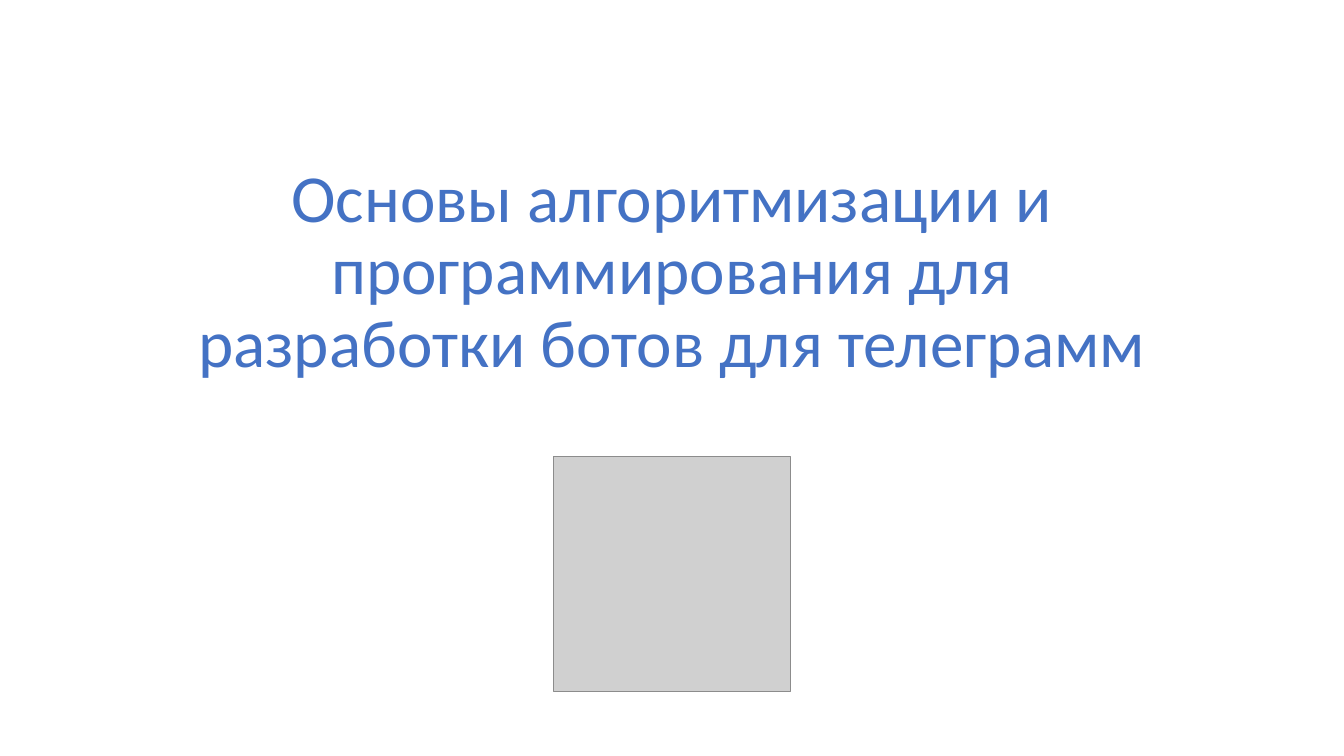
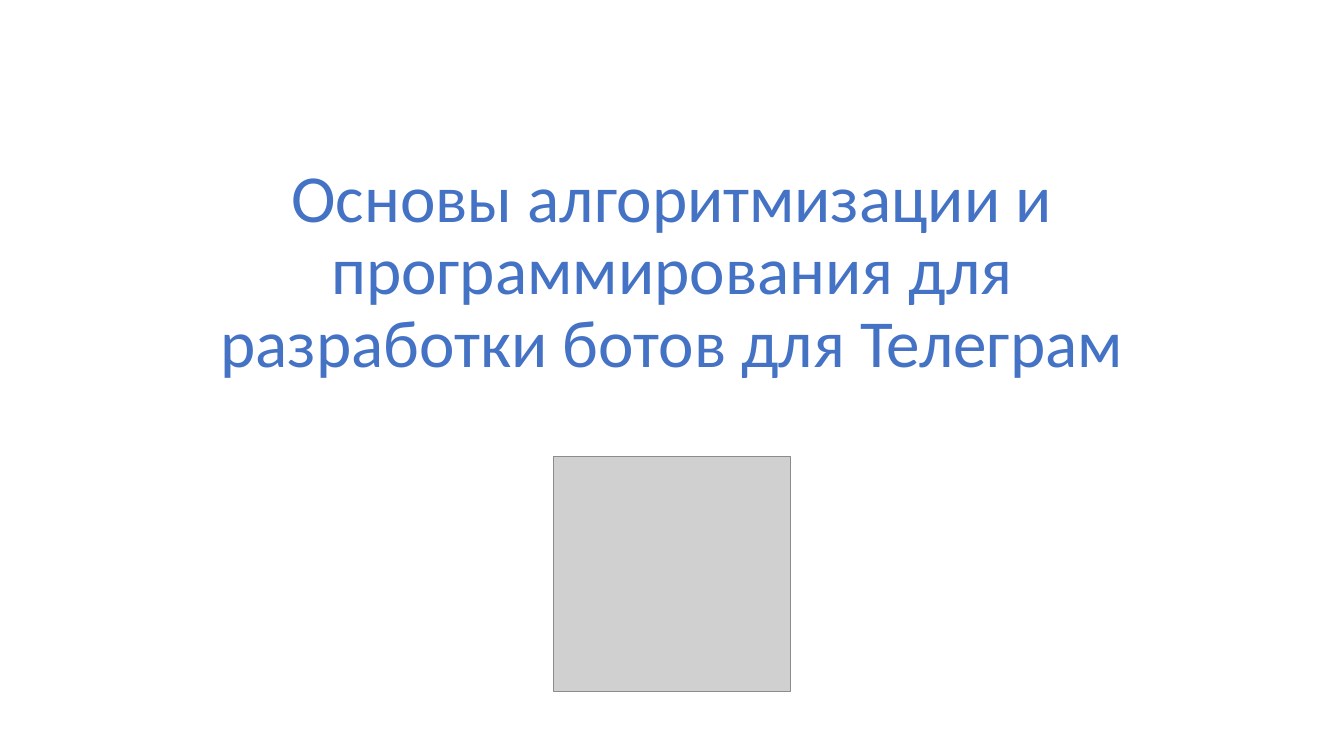
Before and after one commit to paveltsytovich/telegram-course, a slide deck: slide 1 of Presentation/Разработка ботов для телеграмм на Python.pptx. Drawn at 1344x756 pixels with LibreOffice and Linux fonts; fonts in the diff are those of the drawing; grey boxes stand for pictures. Boxes give left, top, right and bottom in pixels: in the first picture for what was removed or moved away, otherwise in the second. Text is boxed around its words. In the diff, an @@ line names an element or a change of style, - is before the commit and + after.

```diff
--- a/Presentation/Разработка ботов для телеграмм на Python.pptx
+++ b/Presentation/Разработка ботов для телеграмм на Python.pptx
@@ title at box(220, 178, 1123, 378): text changed @@
-Основы алгоритмизации и программирования для разработки ботов для телеграмм
+Основы алгоритмизации и программирования для разработки ботов для Телеграм
```
Also in this commit, not shown: 2 other slides changed.
